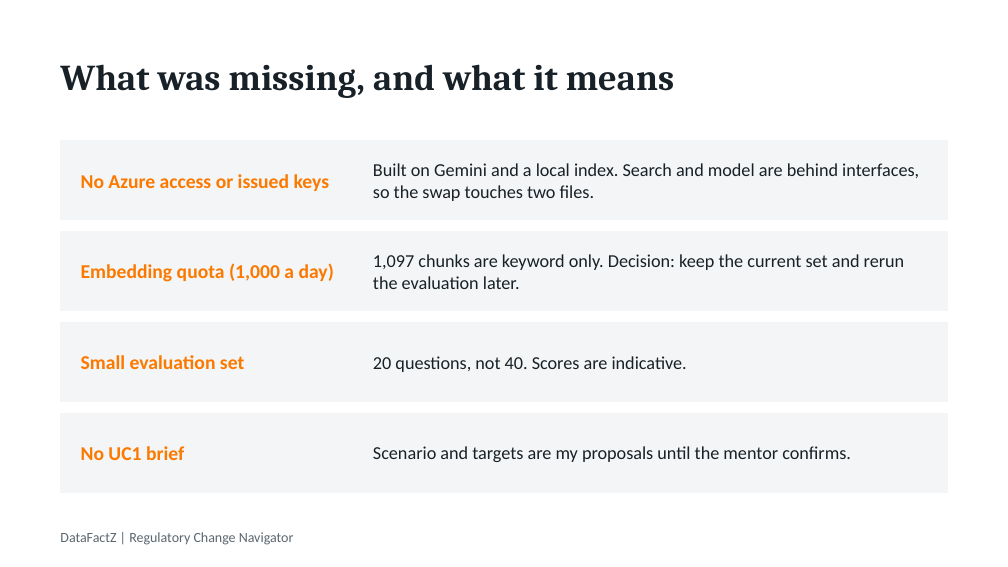
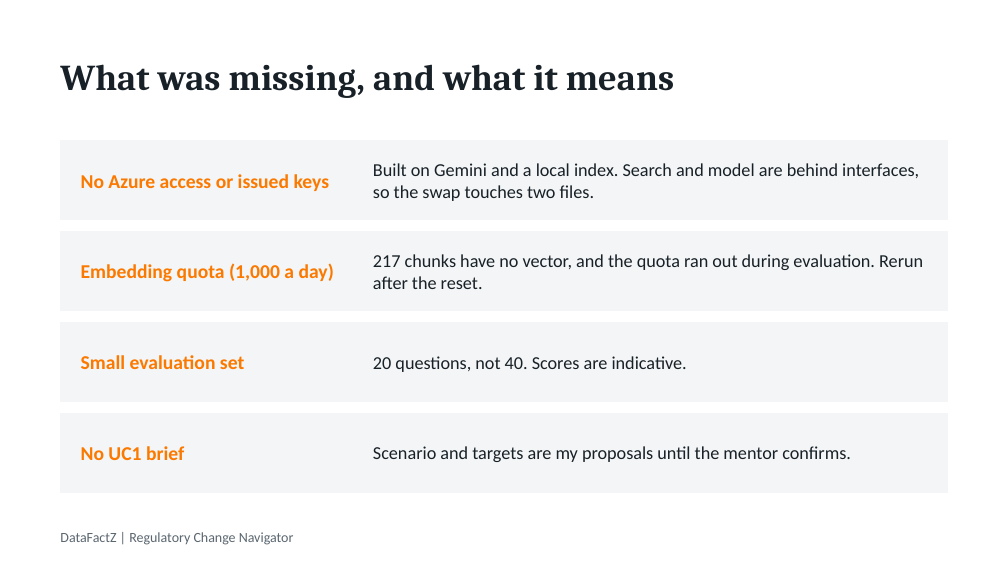
Before and after one commit to NeelimaPopuri/ai-engineer-intern-project, a slide deck: slide 12 of uc1-rag-chatbot/docs/uc1-deck.pptx. Drawn at 1008x567 pixels with LibreOffice and Linux fonts; fonts in the diff are those of the drawing. Boxes give left, top, right and bottom in pixels: in the first picture for what was removed or moved away, otherwise in the second. Text is boxed around its words. In the diff, an @@ line names an element or a change of style, - is before the commit and + after.

```diff
--- a/uc1-rag-chatbot/docs/uc1-deck.pptx
+++ b/uc1-rag-chatbot/docs/uc1-deck.pptx
@@ text at <box>373,254,923,289</box>: text changed @@
-1,097 chunks are keyword only. Decision: keep the current set and rerun the evaluation later.
+217 chunks have no vector, and the quota ran out during evaluation. Rerun after the reset.
```
Also in this commit, not shown: 5 other slides changed, 15 other files.
